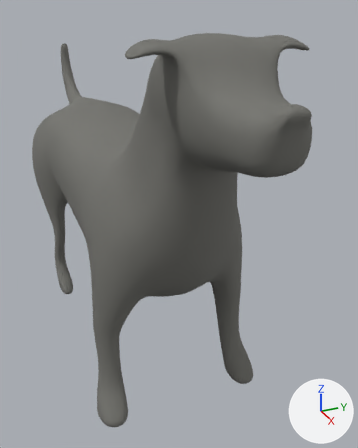
Two versions of the glTF model assets/models/gen/dog.glb, one commit apart.
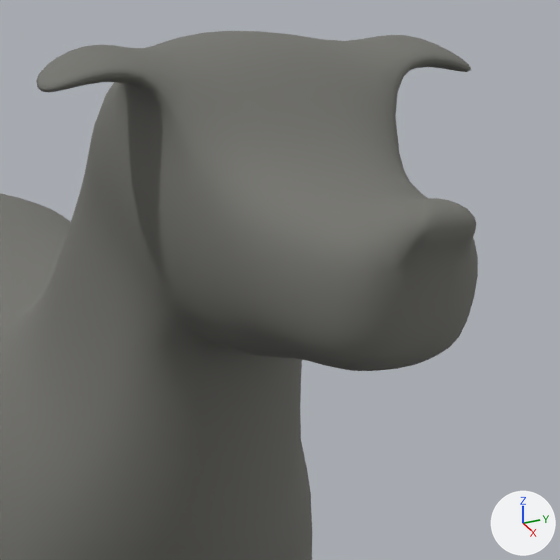
Each version appears first whole from a 50 mm camera at (6.2, -1.96, 4.54) aimed at (0.71, 0.51, 1.8), and next in a close-up on the part from 31% to 97% of the width and 4% to 58% of the height. The lights are fixed; the arrows at lower right show +X, +Y and +Z. The first two pictures are the older version. Where no turn or scale is listed for an object, it has been applied to the vertices.

The scene before the commit, as lines of its bpy script (objects in view):
```python
me_cylinder = bpy.data.meshes.new('Cylinder')
me_cylinder.from_pydata(...)  # 4826 vertices, 9648 faces; spans x -3.16..3.69, y -1.03..1.03, z -1.99..2.32
me_cylinder.materials.append(mat_dog)  # grey #73736e
ob_dog = bpy.data.objects.new('Dog', me_cylinder)
ob_dog.location = (0.0, 0.0, 1.958)
```
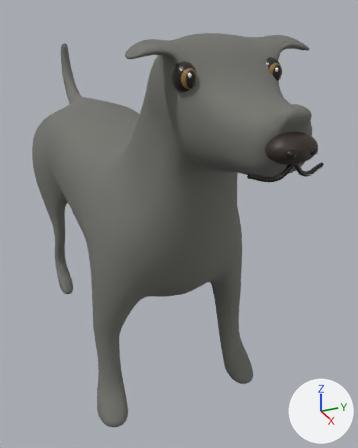
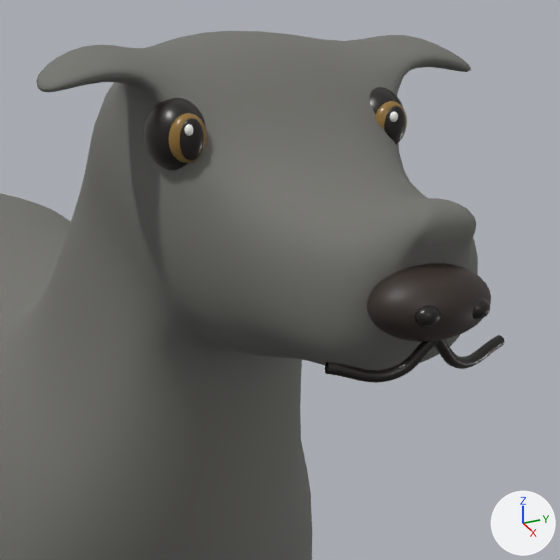
The newer file is also turned or shifted as a whole; pictures and numbers use the older file's frame.

Patch to the scene script:
```diff
--- a/assets/models/gen/dog.glb.py
+++ b/assets/models/gen/dog.glb.py
@@ ob_pupil_001 @@
+ob_pupil_001 = bpy.data.objects.new('Pupil.001', me_sphere_006)  # a UV sphere (32 segments, 20 rings, poles along z) spanning x 2.6978..2.7342, y 0.3244..0.4046, z 3.9475..4.0715; in mat_dog_eyes_and_mouth (black #1d1814)
+ob_pupil_001.location = (0.201, -0.025, 0.0)
@@ ob_pupil @@
+ob_pupil = bpy.data.objects.new('Pupil', me_sphere_002)  # a UV sphere (32 segments, 20 rings, poles along z) spanning x 2.6978..2.7342, y -0.4046..-0.3244, z 3.9475..4.0715; in mat_dog_eyes_and_mouth (black #1d1814)
+ob_pupil.location = (0.201, -0.025, 0.0)
@@ ob_nostril_001 @@
+ob_nostril_001 = bpy.data.objects.new('Nostril.001', me_sphere_010)  # a UV sphere (32 segments, 20 rings, poles along z) spanning x 3.5357..3.5964, y 0.0437..0.1166, z 3.628..3.6863; in mat_dog_eyes_and_mouth (black #1d1814)
+ob_nostril_001.location = (0.201, -0.025, 0.0)
@@ ob_nostril @@
+ob_nostril = bpy.data.objects.new('Nostril', me_sphere_009)  # a UV sphere (32 segments, 20 rings, poles along z) spanning x 3.5357..3.5964, y -0.1166..-0.0437, z 3.628..3.6863; in mat_dog_eyes_and_mouth (black #1d1814)
+ob_nostril.location = (0.201, -0.025, 0.0)
@@ ob_mouth_crease_001 @@
+ob_mouth_crease_001 = bpy.data.objects.new('Mouth crease.001', me_mouth_crease_001)  # 250 vertices, 480 faces; spans x 3.41..3.522, y -0.011..0.297, z 3.452..3.584; in mat_dog_eyes_and_mouth (black #1d1814)
+ob_mouth_crease_001.location = (0.201, -0.025, 0.0)
@@ ob_mouth_crease @@
+ob_mouth_crease = bpy.data.objects.new('Mouth crease', me_mouth_crease)  # 250 vertices, 480 faces; spans x 3.41..3.522, y -0.297..0.011, z 3.452..3.584; in mat_dog_eyes_and_mouth (black #1d1814)
+ob_mouth_crease.location = (0.201, -0.025, 0.0)
@@ ob_eye_socket_001 @@
+ob_eye_socket_001 = bpy.data.objects.new('Eye socket.001', me_sphere_004)  # a UV sphere (32 segments, 20 rings, poles along z) spanning x 2.491..2.709, y 0.27..0.459, z 3.9..4.119; in mat_dog_eyes_and_mouth (black #1d1814)
+ob_eye_socket_001.location = (0.201, -0.025, 0.0)
@@ ob_eye_socket @@
+ob_eye_socket = bpy.data.objects.new('Eye socket', me_sphere)  # a UV sphere (32 segments, 20 rings, poles along z) spanning x 2.491..2.709, y -0.459..-0.27, z 3.9..4.119; in mat_dog_eyes_and_mouth (black #1d1814)
+ob_eye_socket.location = (0.201, -0.025, 0.0)
@@ ob_eye_glint_001 @@
+ob_eye_glint_001 = bpy.data.objects.new('Eye glint.001', me_sphere_007)  # a UV sphere (32 segments, 20 rings, poles along z) spanning x 2.716..2.7423, y 0.3353..0.363, z 4.0226..4.0562; in mat_dog_eye_highlights (white #f9faf5)
+ob_eye_glint_001.location = (0.201, -0.025, 0.0)
@@ ob_eye_glint @@
+ob_eye_glint = bpy.data.objects.new('Eye glint', me_sphere_003)  # a UV sphere (32 segments, 20 rings, poles along z) spanning x 2.716..2.7423, y -0.3937..-0.366, z 4.0226..4.0562; in mat_dog_eye_highlights (white #f9faf5)
+ob_eye_glint.location = (0.201, -0.025, 0.0)
@@ ob_detailed_nose @@
+ob_detailed_nose = bpy.data.objects.new('Detailed nose', me_sphere_008)  # a UV sphere (32 segments, 20 rings, poles along z) spanning x 3.335..3.59, y -0.182..0.182, z 3.554..3.76; in mat_dog_nose (brown #352a24)
+ob_detailed_nose.location = (0.201, -0.025, 0.0)
@@ ob_amber_iris_001 @@
+ob_amber_iris_001 = bpy.data.objects.new('Amber iris.001', me_sphere_005)  # a UV sphere (32 segments, 20 rings, poles along z) spanning x 2.6497..2.7255, y 0.3025..0.4265, z 3.9366..4.0824; in mat_dog_amber_iris (brown #906f35)
+ob_amber_iris_001.location = (0.201, -0.025, 0.0)
@@ ob_amber_iris @@
+ob_amber_iris = bpy.data.objects.new('Amber iris', me_sphere_001)  # a UV sphere (32 segments, 20 rings, poles along z) spanning x 2.6497..2.7255, y -0.4265..-0.3025, z 3.9366..4.0824; in mat_dog_amber_iris (brown #906f35)
+ob_amber_iris.location = (0.201, -0.025, 0.0)
```

What differs and where, as boxes (x1, y1, x2, y2) in the close-ups (560 x 560 px):
'Detailed nose', added
    after: (367, 263, 491, 342)
'Eye socket', added (black)
    after: (144, 98, 205, 170)
'Mouth crease', added (black)
    after: (325, 341, 438, 383)
'Mouth crease.001', added (black)
    after: (435, 335, 505, 369)
'Pupil', added (black)
    after: (180, 118, 204, 161)
'Amber iris', added (brown)
    after: (169, 113, 207, 163)
'Pupil.001', added (black)
    after: (384, 106, 406, 144)
'Eye socket.001', added (black)
    after: (370, 87, 403, 115)
'Nostril', added (black)
    after: (415, 305, 441, 327)
'Amber iris.001', added
    after: (376, 101, 407, 144)
'Nostril.001', added
    after: (472, 298, 490, 320)
'Eye glint', added
    after: (184, 124, 194, 136)
'Eye glint.001', added
    after: (390, 111, 398, 122)
